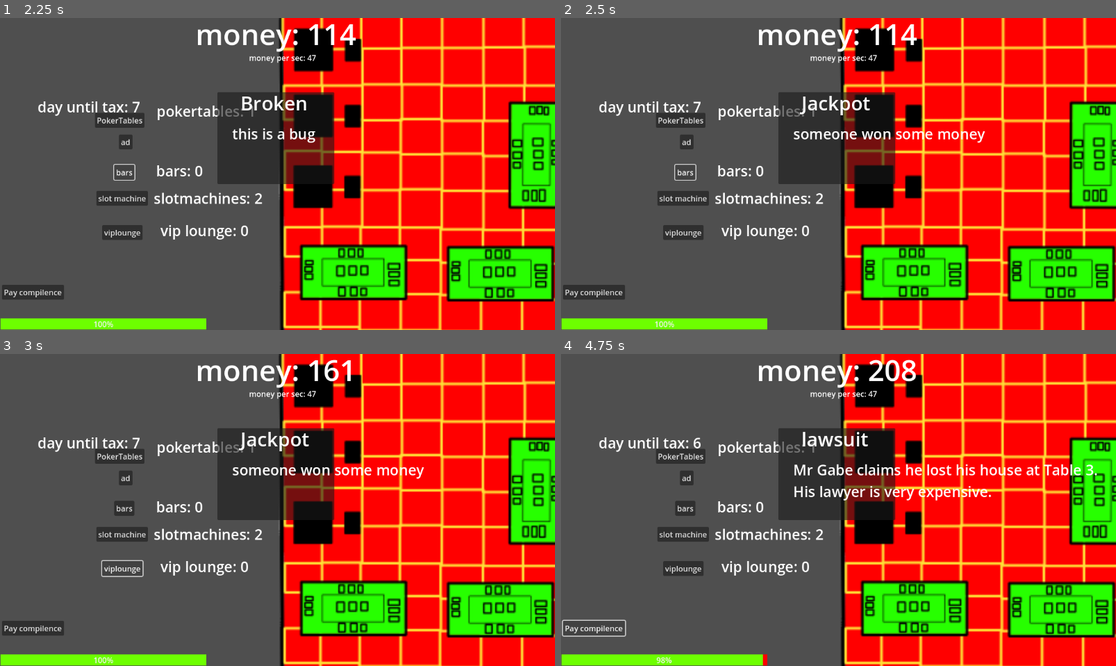
Above: before the commit, frames 1-4 (two rows, left to right).
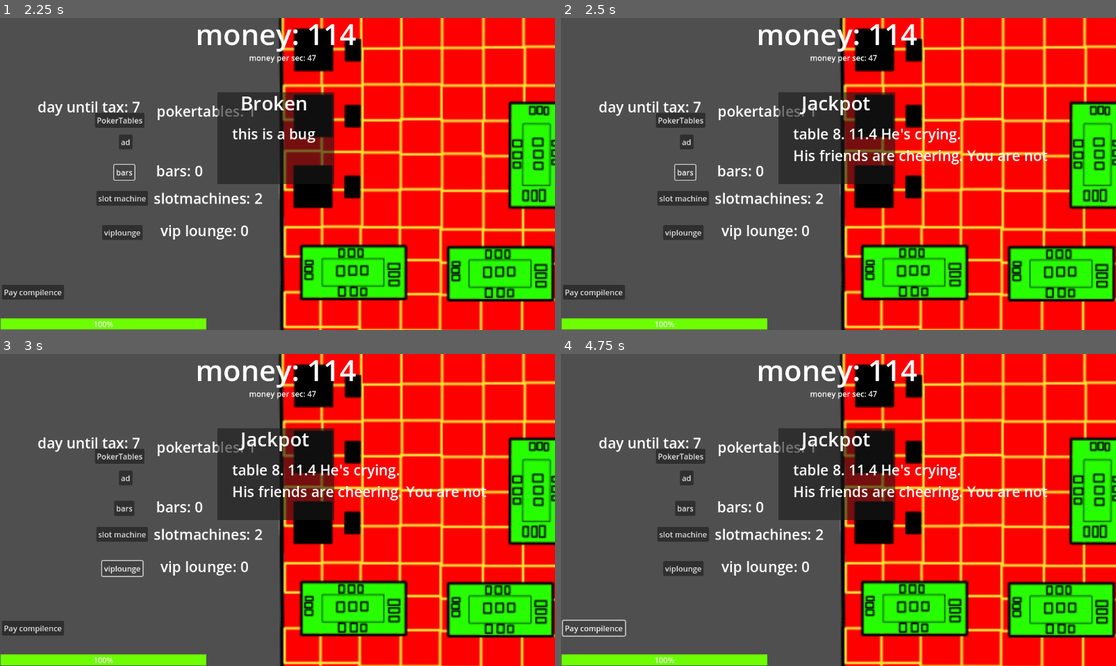
Above: after the commit, the same moments.

Repository: newdevtoo/you-are-the-casino
Game: Godot game, scene res://scenes/playing/playing.tscn
Same seed, same stepped clock (60 frames per second), same inputs: the game is played once before the commit and once after it. The project has no main scene, so this scene is started directly.
Inputs (mouse positions are in pixels of both pictures, inside the frame that each line leads up to):
- Up to frame 1 (2.25 s): click "slot machine" at 0.5 s; click "PokerTables" at 1.25 s; click "bars" at 2 s
- Up to frame 2 (2.5 s): no input
- Up to frame 3 (3 s): click (122, 569) at 2.75 s, where only the run before the commit has a clickable "viplounge"
- Up to frame 4 (4.75 s): click (688, 478) at 3.5 s, where only the run before the commit has a clickable "ad"; click (594, 628) at 4.25 s, where only the run before the commit has a clickable "Pay compilence"

Frame 1 is identical in both runs. In frame 2, 1.4% of the frame differs, in the area x 41-88%, y 35-47%; in frame 3, 1.6%; in frame 4, 2.5%, in the area x 16-97%, y 1-100%.

Commit message:
Add files via upload
updated the descriptions

Diff:
--- a/you-are-the-casino/scenes/playing/playing.gd
+++ b/you-are-the-casino/scenes/playing/playing.gd
@@ -134,22 +134,31 @@
 
 func _on_eventtimer_timeout() -> void:
 	choosevent = randi_range(1, 45)
+	var table = randi_range(1, 15)
+	var people = randi_range(21, 100)
 	if choosevent > 0 and choosevent < 11:
+		get_tree().paused = true
 		var randomname = Gamemanager.names[randi_range(0, Gamemanager.names.size()-1)]
 		event_show.show()
 		whatevent.text = "lawsuit"
-		description.text = "Mr " + str(randomname) + " claims he lost his house at Table 3.
-His lawyer is very expensive."
+		description.text = "Mr " + str(randomname) + "
+		claims he lost his house at Table " + str(table) + "
+		His lawyer is very expensive."
 	elif choosevent > 10 and choosevent < 21:
+		get_tree().paused = true
 		event_show.show()
 		whatevent.text = "Jackpot"
-		description.text = "someone won some money"
+		description.text ="table " + str(table) + ". " + str(Gamemanager.money * 0.10) + " He's crying.
+		His friends are cheering. You are not"
+		Gamemanager.money -= Gamemanager.money * 0.10
 	elif choosevent > 20 and choosevent <31:
+		get_tree().paused = true
 		event_show.show()
 		whatevent.text = "protest"
-		description.text = "there is a protest against your casino"
+		description.text = str(people) + " People with signs
+		The news van just pulled up"
 	elif  choosevent > 30 and choosevent < 41:
-		print("no events")
+		pass
 
 func click():
 	if Gamemanager.income_per_second > 1:
--- a/you-are-the-casino/scenes/playing/playing.tscn
+++ b/you-are-the-casino/scenes/playing/playing.tscn
@@ -182,6 +182,7 @@
 text = "Taxing season coming"
 
 [node name="event show" type="Panel" parent="."]
+process_mode = 3
 offset_left = 451.0
 offset_top = 154.0
 offset_right = 694.0
